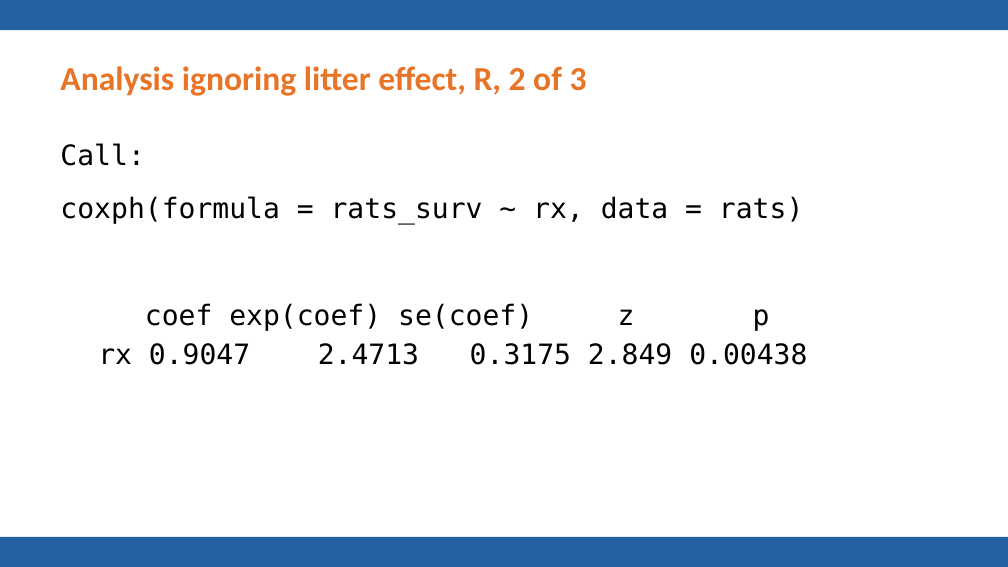
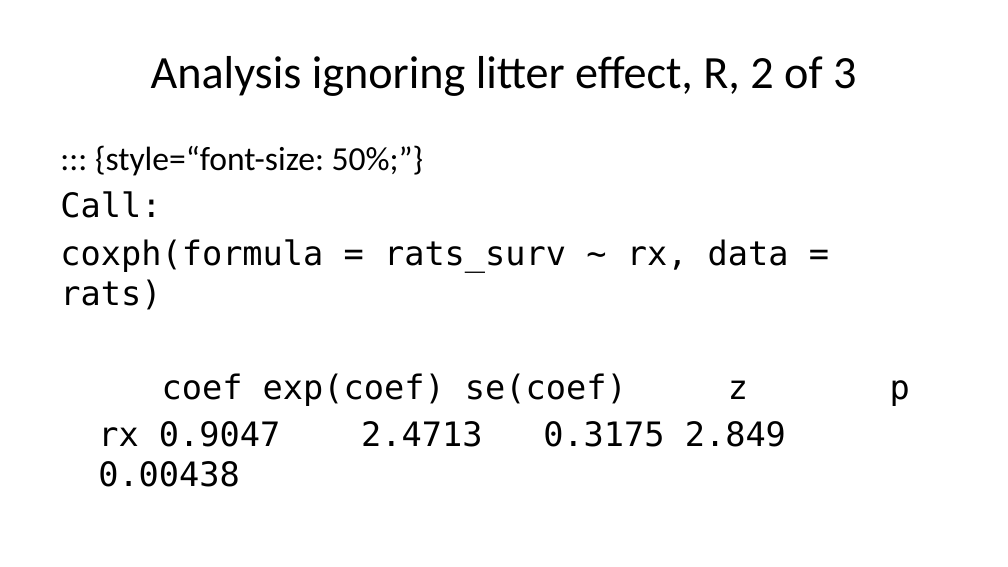
Before and after one commit to pmean/talks, a slide deck: slide 33 of frailty/frailty.pptx (slide 31 before the commit). Drawn at 1008x567 pixels with LibreOffice and Linux fonts; fonts in the diff are those of the drawing; background and template pictures are left out. Boxes give left, top, right and bottom in pixels: in the first picture for what was removed or moved away, otherwise in the second. Text is boxed around its words. In the diff, an @@ line names an element or a change of style, - is before the commit and + after.

```diff
--- a/frailty/frailty.pptx
+++ b/frailty/frailty.pptx
@@ rectangle removed at (0,0,1008,30) @@
@@ title "Analysis ignoring litter effect, R, ..." at (151,56,856,96): size 24 to 33 pt, text colour #E87427 to #000000, bold off; alignment left to centre @@
@@ text at (95,145,424,176): paragraph added @@
+::: {style=“font-size: 50%;”}
@@ text at (60,191,789,487): size 20 to 24 pt in "Call: coxph(formula = rats_surv ~ rx, data ..." @@
@@ rectangle removed at (0,537,1008,567) @@
```
Also in this commit, not shown: 54 other slides changed, 3 slides added, 1 other file.
